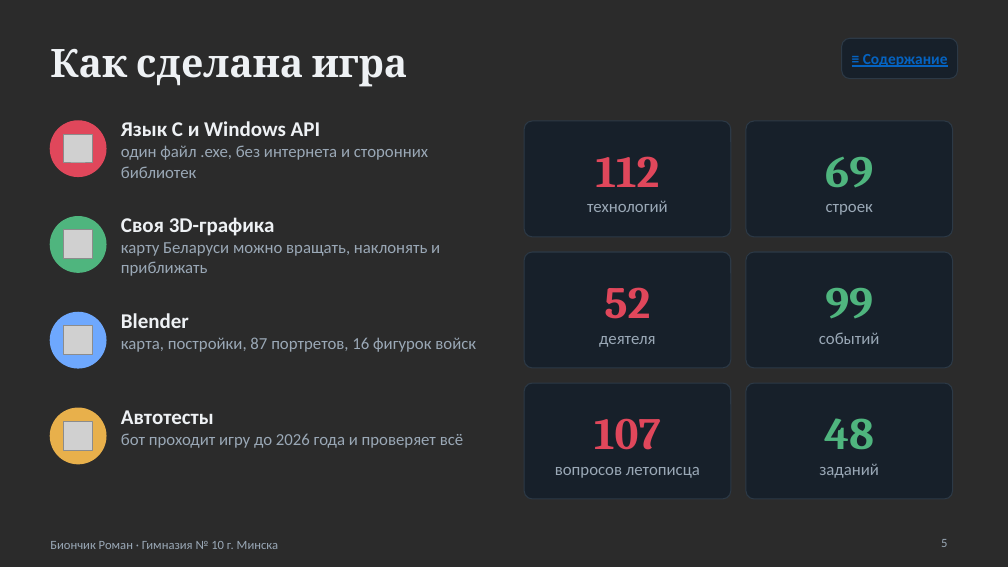
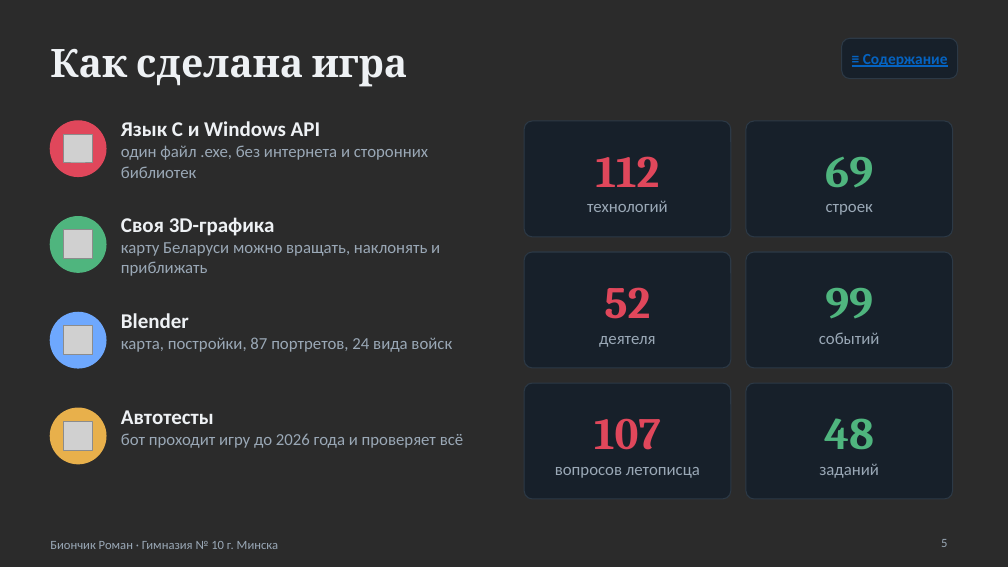
Before and after one commit to rteaminfo1-source/xy-, a slide deck: slide 5 of belarus-game/docs/Презентация - Судьба Республики Беларусь.pptx. Drawn at 1008x567 pixels with LibreOffice and Linux fonts; fonts in the diff are those of the drawing; grey boxes stand for pictures; background and template pictures are left out; a plain dark background stands for a picture behind light text. Boxes give left, top, right and bottom in pixels: in the first picture for what was removed or moved away, otherwise in the second. Text is boxed around its words. In the diff, an @@ line names an element or a change of style, - is before the commit and + after.

```diff
--- a/belarus-game/docs/Презентация - Судьба Республики Беларусь.pptx
+++ b/belarus-game/docs/Презентация - Судьба Республики Беларусь.pptx
@@ text at (121, 337, 452, 352): text changed @@
-карта, постройки, 87 портретов, 16 фигурок войск
+карта, постройки, 87 портретов, 24 вида войск
```
Also in this commit, not shown: 4 other slides changed, 3 other files.
